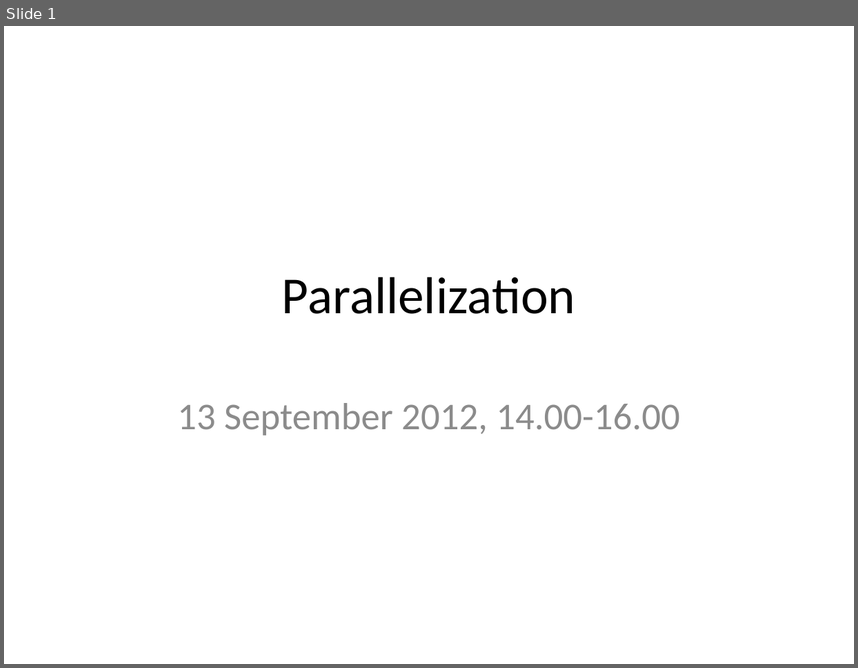
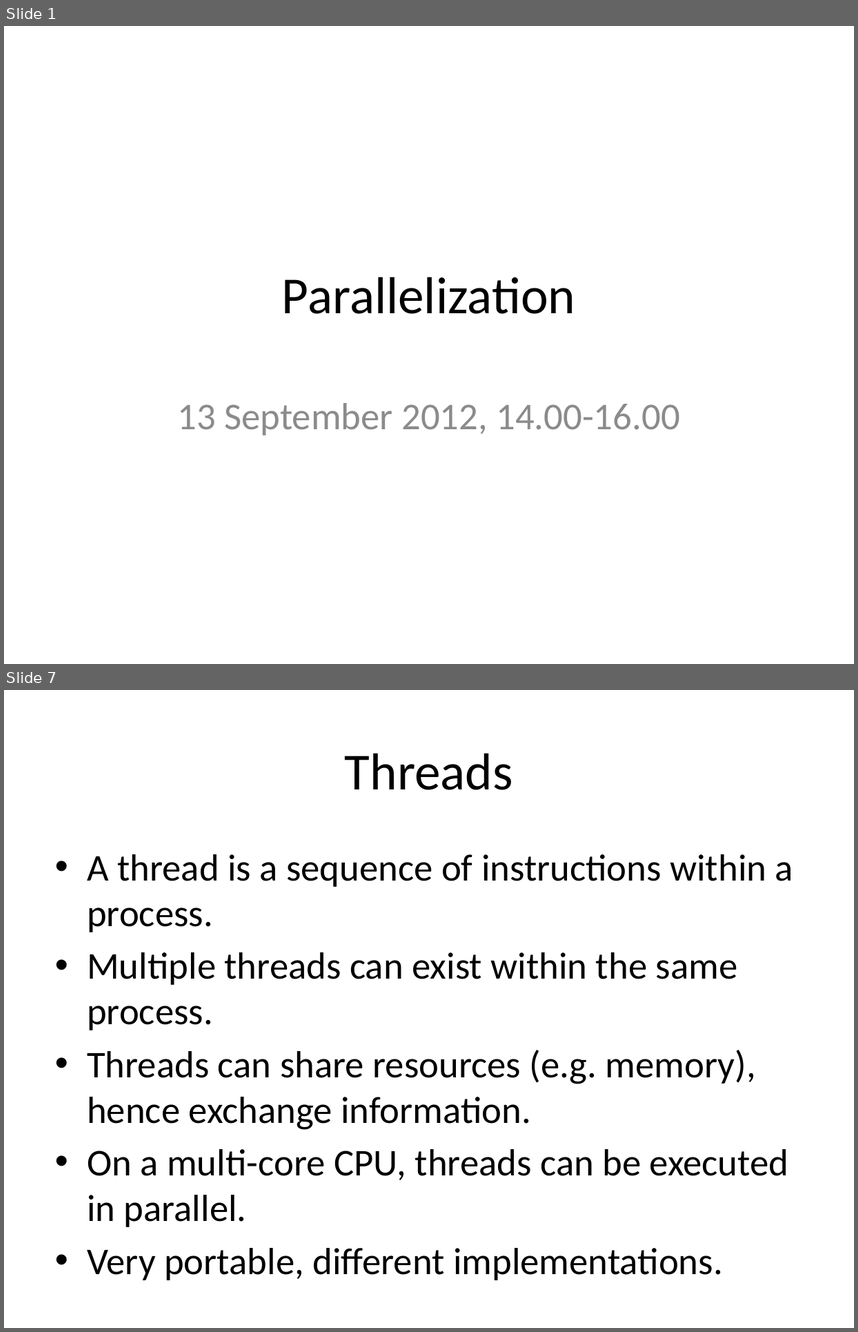
Before and after one commit to rvosa/ngs-workflows, a slide deck: doc/slides/day3/session3/Parallelization.pptx. Shown one above the other, each under a label of ours: slide 1 before the commit, slides 1 and 7 after it; the slides between them are not shown. The pictures are 858x668 and 858x1332 pixels, drawn with LibreOffice and Linux fonts; fonts in the diff are those of the drawing. Boxes give left, top, right and bottom in pixels: in the first picture for what was removed or moved away, otherwise in the second. Text is boxed around its words. In the diff, an @@ line names an element or a change of style, - is before the commit and + after.

```diff
--- a/doc/slides/day3/session3/Parallelization.pptx
+++ b/doc/slides/day3/session3/Parallelization.pptx
@@ slide 7 added at [4,690,854,1328], background #FFFFFF @@
@@ title added at [345,753,513,790], 44 pt, text #000000 @@
+Threads
@@ text added at [87,854,793,1274], 32 pt, text #000000 @@
+• A thread is a sequence of instructions within a process.
+• Multiple threads can exist within the same process.
+• Threads can share resources (e.g. memory), hence exchange information.
+• On a multi-core CPU, threads can be executed in parallel.
+• Very portable, different implementations.
```
Also in this commit, not shown: 7 slides changed, 11 other slides added, 7 slides removed, 3 other files.
